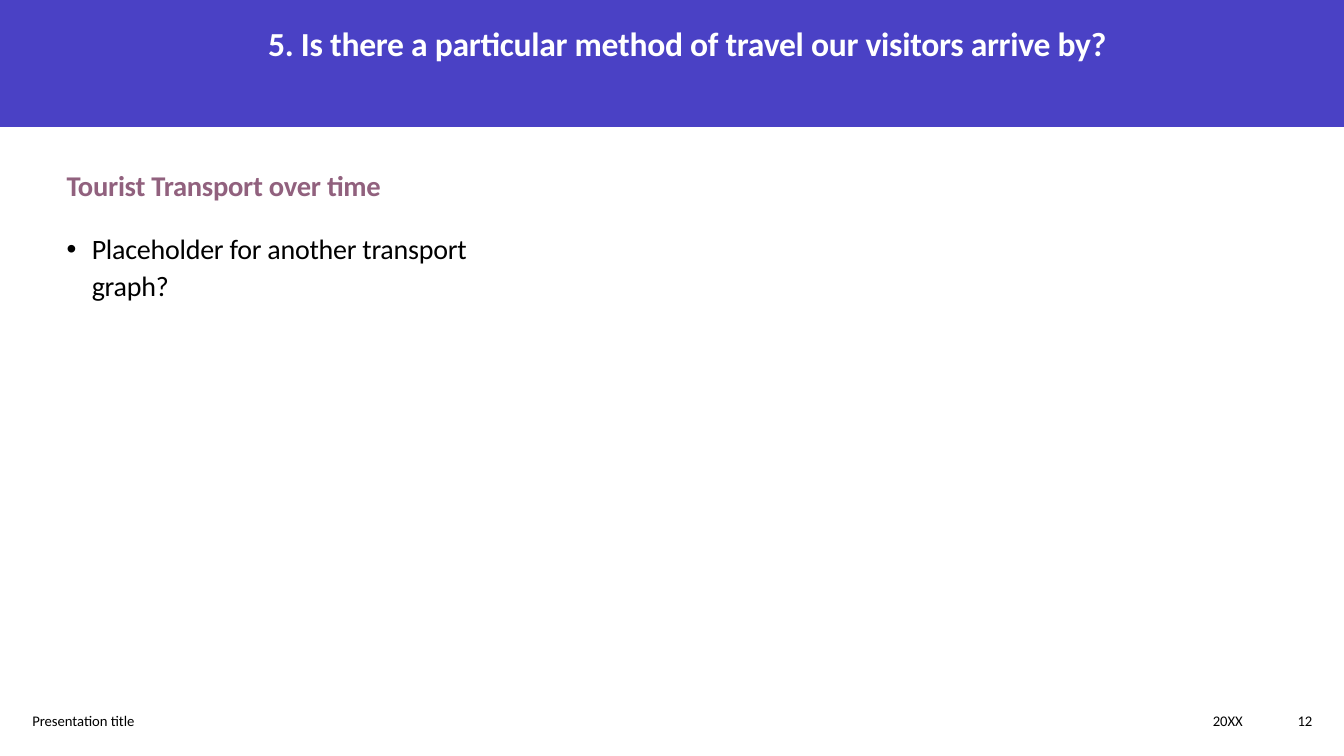
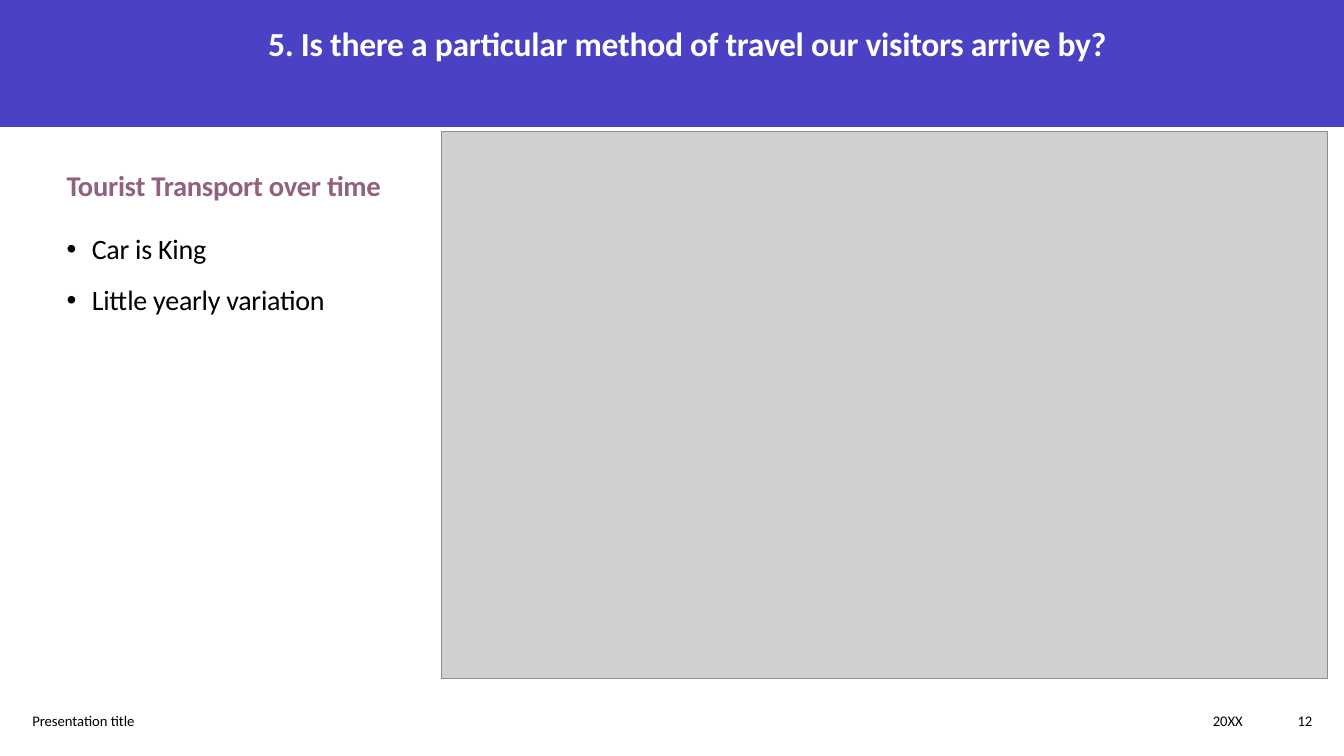
Before and after one commit to neilplenderleith/final_project_visit_scotland, a slide deck: slide 12 of Presentation/final_project_presentation.pptx. Drawn at 1344x756 pixels with LibreOffice and Linux fonts; fonts in the diff are those of the drawing; grey boxes stand for pictures. Boxes give left, top, right and bottom in pixels: in the first picture for what was removed or moved away, otherwise in the second. Text is boxed around its words. In the diff, an @@ line names an element or a change of style, - is before the commit and + after.

```diff
--- a/Presentation/final_project_presentation.pptx
+++ b/Presentation/final_project_presentation.pptx
@@ picture added at [442,131,1328,679] @@
@@ text at [92,239,324,315]: text changed @@
-• Placeholder for another transport graph?
+• Car is King
+• Little yearly variation
```
Also in this commit, not shown: 2 other slides changed, 2 slides added, 2 other files.
